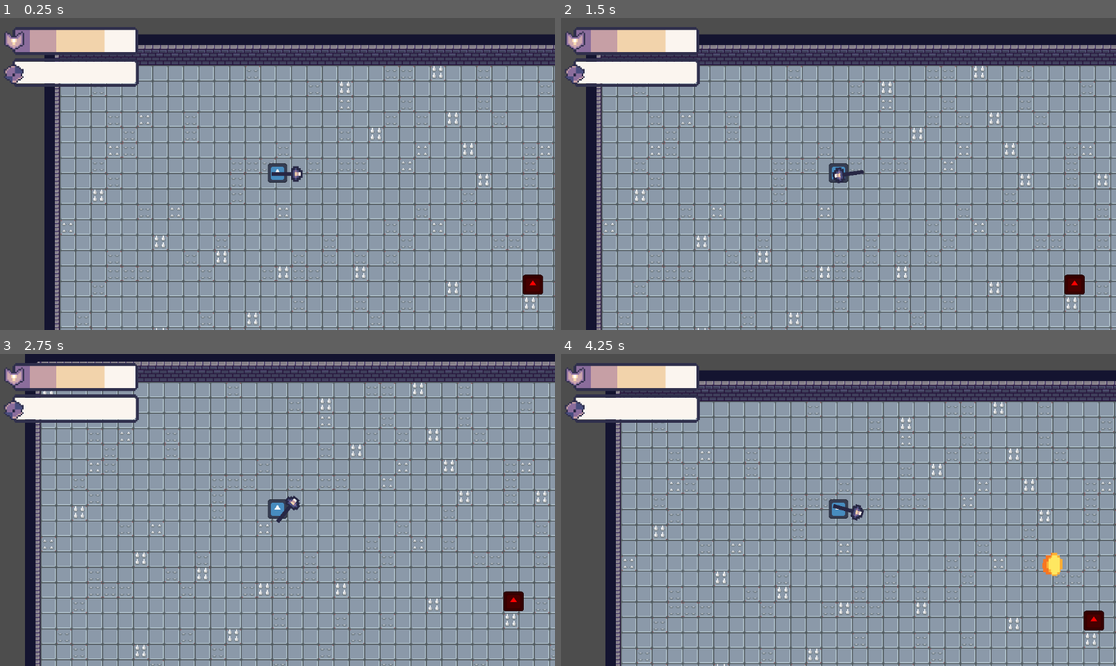
Above: before the commit, frames 1-4 (two rows, left to right).
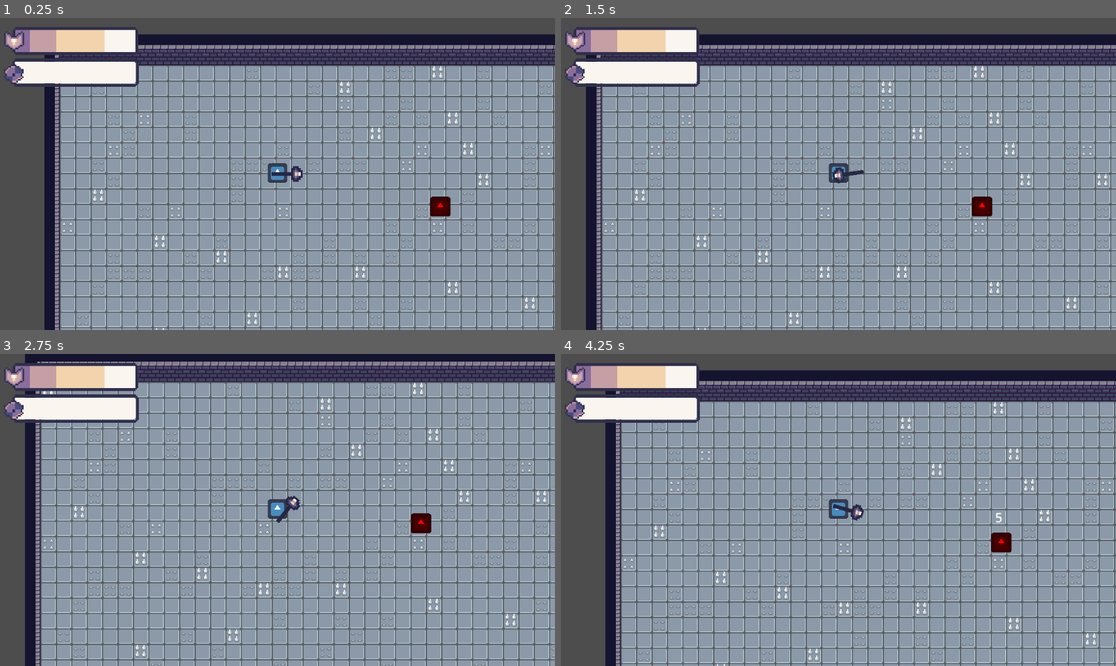
Above: after the commit, the same moments.

Repository: chabsseu/Stauffs-and-Magic
Game: Godot game, scene res://Scenes/Floors/test_world.tscn
The game is run twice, just before and just after one commit, with the same random seed, the same clock (stepped at 60 frames per second) and the same inputs. The engine's default icon, where the game draws it, is replaced by a stand-in: a white triangle on a blue panel in a dark square.
Inputs (mouse positions are in pixels of both pictures, inside the frame that each line leads up to):
- Up to frame 1 (0.25 s): no input
- Up to frame 2 (1.5 s): tap Enter at 0.5 s; move the mouse to (960, 158) at 0.52 s; tap A (A) at 0.6 s; tap D (D) at 0.8, 1.35 s; tap Space at 1.25 s; move the mouse to (727, 189) at 1.27 s
- Up to frame 3 (2.75 s): tap S (S) at 1.55, 2.1 s; tap Enter at 2 s; move the mouse to (333, 441) at 2.02 s; tap W (W) at 2.3 s
- Up to frame 4 (4.25 s): tap Space at 2.75 s; move the mouse to (810, 572) at 2.77 s; tap W (W) at 2.85 s; click (810, 572) at 3.05 s; move the mouse to (1005, 556) at 3.52 s; click (1005, 556) at 3.6 s; tap A (A) at 3.8 s

The runs differ from the first frame. In frame 1, 0.5% of the frame differs, in the area x 77-98%, y 57-89%; in frame 2, 0.5%; in frame 3, 0.5%; in frame 4, 0.7%, in the area x 77-98%, y 50-89%.

Commit message:
Update editor layout and scene configurations
- Updated the medieval_dungeon scene edit state, including position and zoom adjustments.
- Added a new pop-up damage scene with animations for displaying damage.
- Updated the test_enemy scene to include a damage node and adjusted health parameters.
- Modified the test_world scene to reposition the test_enemy instance.
- Added a fireball weapon scene with damage properties.
- Updated the test_enemy script to instantiate and display damage pop-ups.
- Adjusted recent files and directories in the project metadata for better organization.

Diff:
--- a/Scenes/Enemies/test_enemy.tscn
+++ b/Scenes/Enemies/test_enemy.tscn
@@ -1,15 +1,18 @@
-[gd_scene load_steps=5 format=3 uid="uid://chd3yj7pkdiu2"]
+[gd_scene load_steps=6 format=3 uid="uid://chd3yj7pkdiu2"]
 
 [ext_resource type="Texture2D" uid="uid://ctgav05ifthty" path="res://icon.svg" id="1_366os"]
 [ext_resource type="Script" uid="uid://or6n54dm6u2s" path="res://Scripts/Enemies/test_enemy.gd" id="1_kksxm"]
+[ext_resource type="PackedScene" uid="uid://djc871ia27m0" path="res://Scenes/UI/pop_up_daamge.tscn" id="2_v1mop"]
 
 [sub_resource type="RectangleShape2D" id="RectangleShape2D_kksxm"]
 
 [sub_resource type="CircleShape2D" id="CircleShape2D_v1mop"]
 radius = 58.034473
 
-[node name="test_enemy" type="CharacterBody2D"]
+[node name="test_enemy" type="CharacterBody2D" groups=["Enemy"]]
 script = ExtResource("1_kksxm")
+max_health = 100
+damage_node = ExtResource("2_v1mop")
 
 [node name="Sprite2D" type="Sprite2D" parent="."]
 modulate = Color(1, 0, 0, 1)
--- a/Scenes/Floors/test_world.tscn
+++ b/Scenes/Floors/test_world.tscn
@@ -163,5 +163,5 @@
 [node name="Player" parent="." instance=ExtResource("2_2yfla")]
 position = Vector2(226, 129)
 
-[node name="test_enemy" parent="." groups=["Enemy"] instance=ExtResource("3_xaljv")]
-position = Vector2(489, 244)
+[node name="test_enemy" parent="." instance=ExtResource("3_xaljv")]
+position = Vector2(393, 163)
--- /dev/null
+++ b/Scenes/UI/pop_up_daamge.tscn
@@ -0,0 +1,128 @@
+[gd_scene load_steps=4 format=3 uid="uid://djc871ia27m0"]
+
+[sub_resource type="Animation" id="Animation_m0akr"]
+resource_name = "pop"
+length = 0.40001002
+step = 0.1
+tracks/0/type = "value"
+tracks/0/imported = false
+tracks/0/enabled = true
+tracks/0/path = NodePath("Label:position")
+tracks/0/interp = 1
+tracks/0/loop_wrap = true
+tracks/0/keys = {
+"times": PackedFloat32Array(0, 0.40001002),
+"transitions": PackedFloat32Array(1, 1),
+"update": 0,
+"values": [Vector2(-50, -12), Vector2(-50, -57)]
+}
+tracks/1/type = "value"
+tracks/1/imported = false
+tracks/1/enabled = true
+tracks/1/path = NodePath("Label:scale")
+tracks/1/interp = 1
+tracks/1/loop_wrap = true
+tracks/1/keys = {
+"times": PackedFloat32Array(0, 0.09998107, 0.20042077, 0.30040184),
+"transitions": PackedFloat32Array(1, 1, 1, 1),
+"update": 0,
+"values": [Vector2(0.25, 0.25), Vector2(0.5, 0.5), Vector2(0.75, 0.75), Vector2(1, 1)]
+}
+tracks/2/type = "value"
+tracks/2/imported = false
+tracks/2/enabled = true
+tracks/2/path = NodePath("Label:modulate")
+tracks/2/interp = 1
+tracks/2/loop_wrap = true
+tracks/2/keys = {
+"times": PackedFloat32Array(0, 0.30086046, 0.40001002),
+"transitions": PackedFloat32Array(1, 1, 1),
+"update": 0,
+"values": [Color(1, 1, 1, 1), Color(1, 1, 1, 1), Color(1, 1, 1, 0)]
+}
+tracks/3/type = "method"
+tracks/3/imported = false
+tracks/3/enabled = true
+tracks/3/path = NodePath(".")
+tracks/3/interp = 1
+tracks/3/loop_wrap = true
+tracks/3/keys = {
+"times": PackedFloat32Array(0.4),
+"transitions": PackedFloat32Array(1),
+"values": [{
+"args": [],
+"method": &"queue_redraw"
+}]
+}
+
+[sub_resource type="Animation" id="Animation_808ud"]
+length = 0.001
+tracks/0/type = "value"
+tracks/0/imported = false
+tracks/0/enabled = true
+tracks/0/path = NodePath("Label:position")
+tracks/0/interp = 1
+tracks/0/loop_wrap = true
+tracks/0/keys = {
+"times": PackedFloat32Array(0),
+"transitions": PackedFloat32Array(1),
+"update": 0,
+"values": [Vector2(-50, -12)]
+}
+tracks/1/type = "value"
+tracks/1/imported = false
+tracks/1/enabled = true
+tracks/1/path = NodePath("Label:scale")
+tracks/1/interp = 1
+tracks/1/loop_wrap = true
+tracks/1/keys = {
+"times": PackedFloat32Array(0),
+"transitions": PackedFloat32Array(1),
+"update": 0,
+"values": [Vector2(1, 1)]
+}
+tracks/2/type = "value"
+tracks/2/imported = false
+tracks/2/enabled = true
+tracks/2/path = NodePath("Label:modulate")
+tracks/2/interp = 1
+tracks/2/loop_wrap = true
+tracks/2/keys = {
+"times": PackedFloat32Array(0),
+"transitions": PackedFloat32Array(1),
+"update": 0,
+"values": [Color(1, 1, 1, 1)]
+}
+
+[sub_resource type="AnimationLibrary" id="AnimationLibrary_nmllg"]
+_data = {
+&"RESET": SubResource("Animation_808ud"),
+&"pop": SubResource("Animation_m0akr")
+}
+
+[node name="Pop-up_daamge" type="Marker2D"]
+
+[node name="Label" type="Label" parent="."]
+custom_minimum_size = Vector2(100, 24)
+anchors_preset = 8
+anchor_left = 0.5
+anchor_top = 0.5
+anchor_right = 0.5
+anchor_bottom = 0.5
+offset_left = -50.0
+offset_top = -12.0
+offset_right = 50.0
+offset_bottom = 12.0
+grow_horizontal = 2
+grow_vertical = 2
+pivot_offset = Vector2(50, 12)
+size_flags_horizontal = 4
+text = "0"
+horizontal_alignment = 1
+vertical_alignment = 1
+
+[node name="AnimationPlayer" type="AnimationPlayer" parent="."]
+libraries = {
+&"": SubResource("AnimationLibrary_nmllg")
+}
+autoplay = "pop"
--- a/Scenes/Weapon/fireball.tscn
+++ b/Scenes/Weapon/fireball.tscn
@@ -8,6 +8,7 @@
 
 [node name="fireball" type="Area2D"]
 script = ExtResource("1_yaaur")
+damage = 5
 
 [node name="Sprite2D" type="Sprite2D" parent="."]
 position = Vector2(0, -1)
--- a/Scripts/Enemies/test_enemy.gd
+++ b/Scripts/Enemies/test_enemy.gd
@@ -2,11 +2,15 @@
 
 
 @export var speed = 150.0
-@export var  max_health = 5
-var current_health = max_health
+@export var  max_health : int
+@export var damage_node : PackedScene
+var current_health : int
 
 var chase = false
 var player: Node2D = null
+
+func _ready():
+	current_health = max_health
 
 func _physics_process(delta: float) -> void:
 	if chase:
@@ -15,7 +19,12 @@
 	move_and_slide()
 
 func take_damage(amount: int):
+	var damage = damage_node.instantiate()
+	damage.find_child("Label").text = str(amount)
+	damage.position = position
+	get_parent().add_child(damage)
 	current_health -= amount
+	print("Enemy Health: %d" % current_health)
 	if current_health <= 0:
 		die()
 
Binary file added: Assets/Tilemaps/Magic Crystal Barricade.png
Not shown, added: Assets/Tilemaps/Magic Crystal Barricade.png.import
